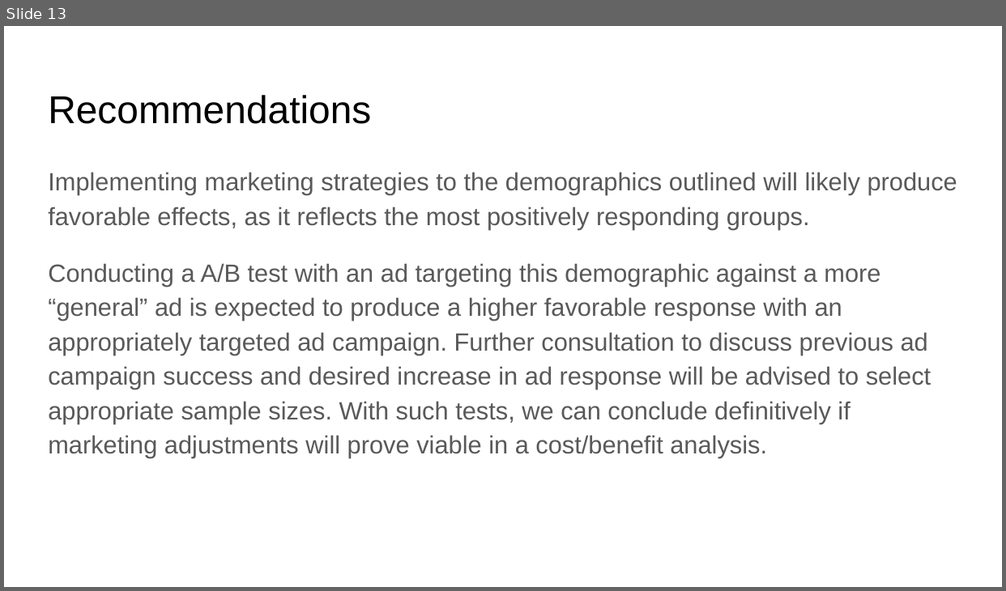
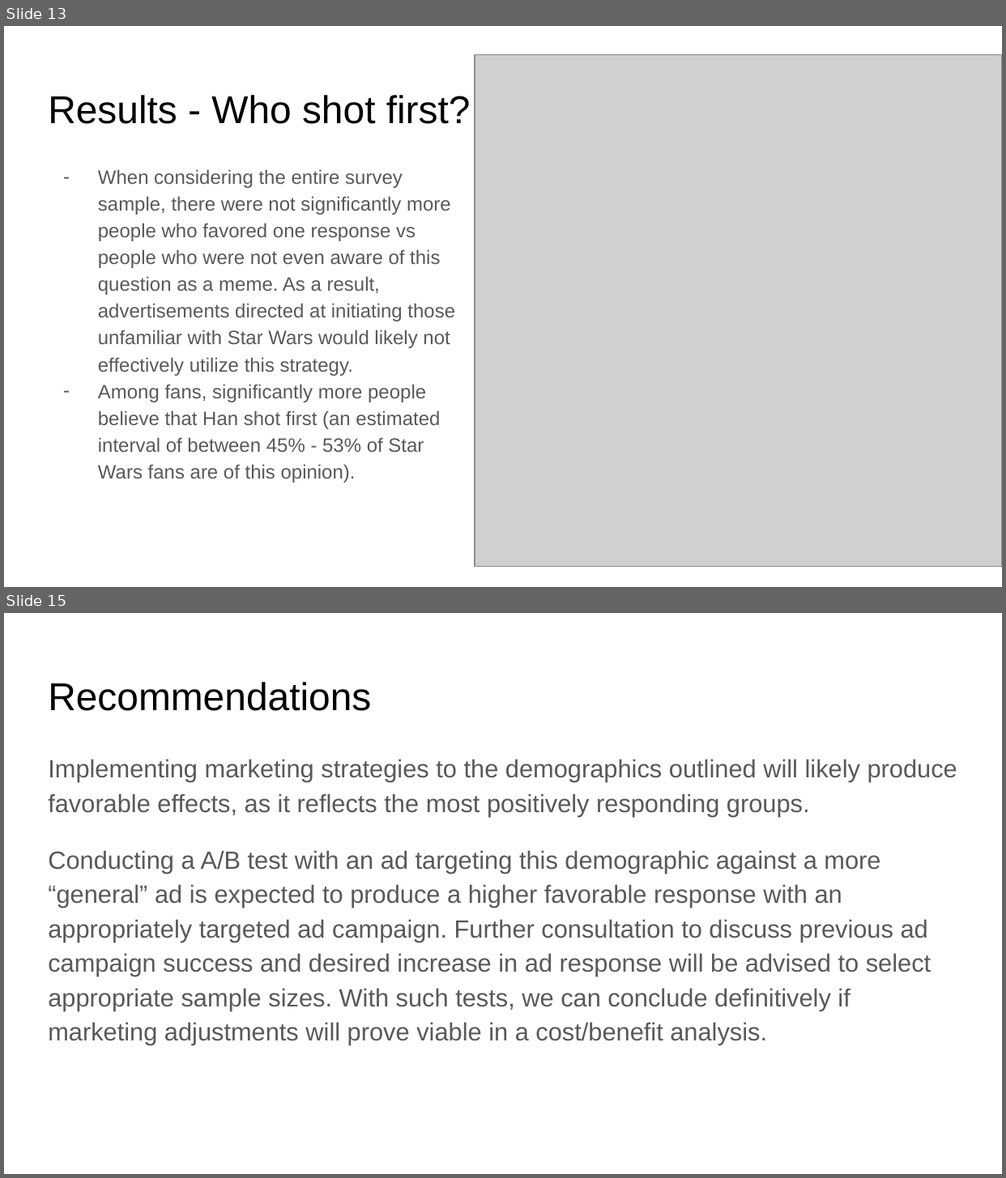
Before and after one commit to LawlessJ/Star_Wars_Survey, a slide deck: Presentation(multiple_formats)/Star_Wars_Survey.pptx. Shown one above the other, each under a label of ours: slide 13 before the commit, slides 13 and 15 after it; the slides between them are not shown. The pictures are 1006x591 and 1006x1178 pixels, drawn with LibreOffice and Linux fonts; fonts in the diff are those of the drawing; grey boxes stand for pictures. Boxes give left, top, right and bottom in pixels: in the first picture for what was removed or moved away, otherwise in the second. Text is boxed around its words. In the diff, an @@ line names an element or a change of style, - is before the commit and + after.

```diff
--- a/Presentation(multiple_formats)/Star_Wars_Survey.pptx
+++ b/Presentation(multiple_formats)/Star_Wars_Survey.pptx
@@ slide 13 added at [4, 26, 1002, 587], background #FFFFFF @@
@@ picture added at [475, 55, 1002, 567] @@
@@ title added at [48, 95, 471, 124], 28 pt, text #000000 @@
+Results - Who shot first?
@@ text added at [98, 169, 455, 483], 14 pt, text #595959 @@
+– When considering the entire survey sample, there were not significantly more people who favored one response vs people who were not even aware of this question as a meme. As a result, advertisements directed at initiating those unfamiliar with Star Wars would likely not effectively utilize this strategy.
+– Among fans, significantly more people believe that Han shot first (an estimated interval of between 45% - 53% of Star Wars fans are of this opinion).
@@ what was slide 13 is now slide 15 @@
```
Also in this commit, not shown: 3 slides changed, 1 other slide added, 21 other files.
